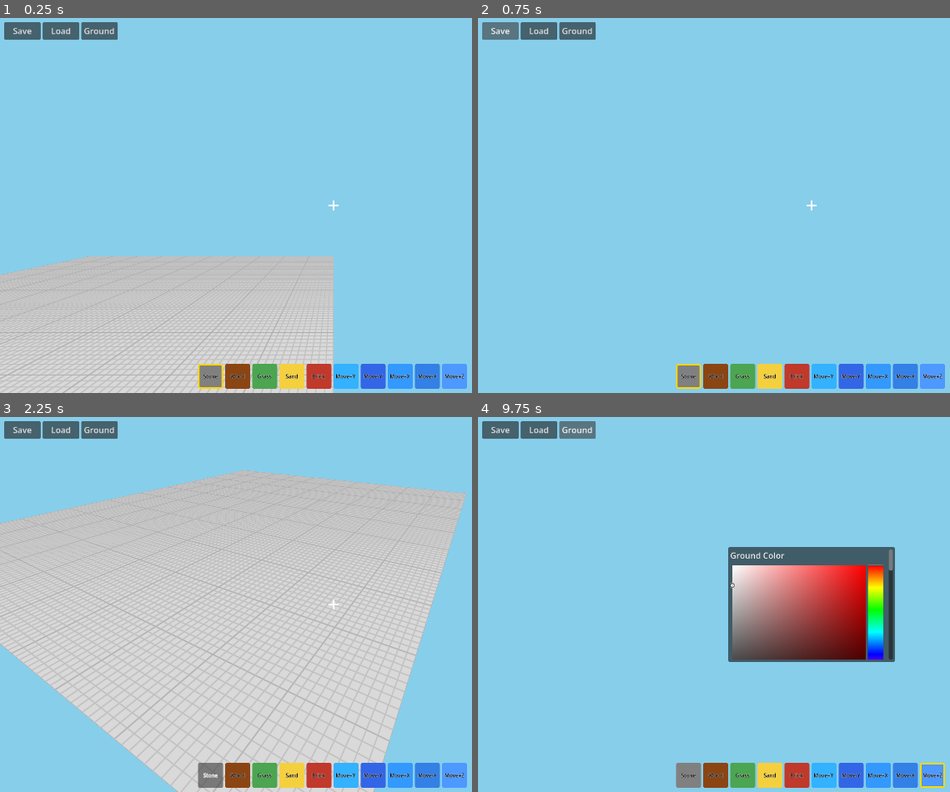
Above: before the commit, frames 1-4 (two rows, left to right).
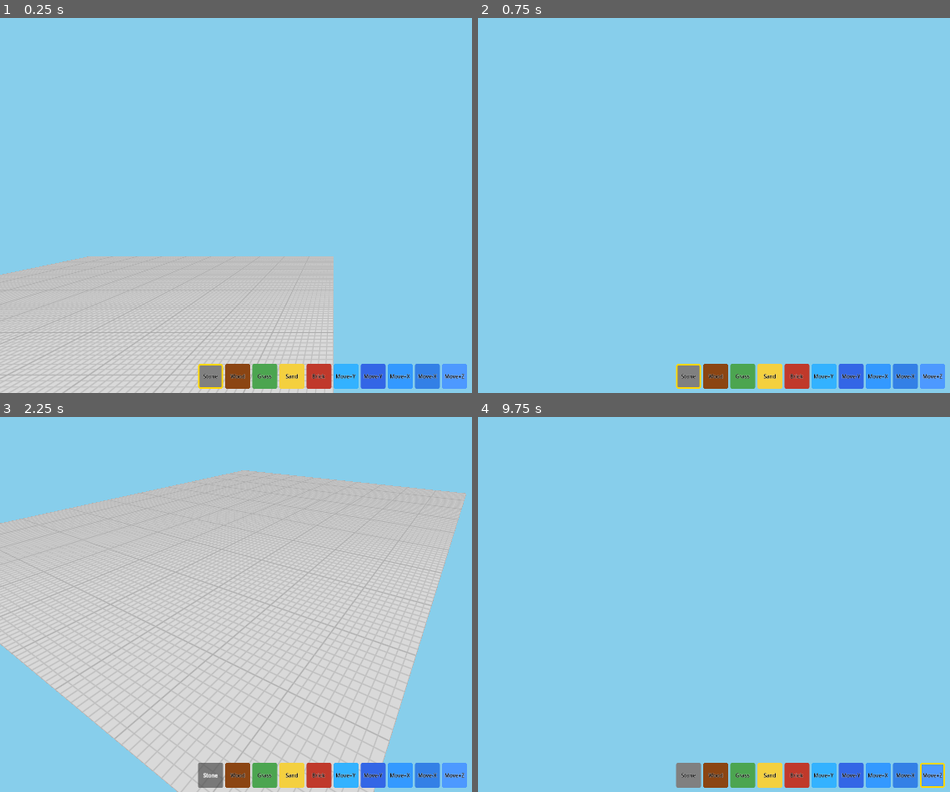
Above: after the commit, the same moments.

Repository: shbshc/building-game
Game: Godot game, scene res://scenes/main.tscn
Two runs of this game, one before a commit and one after it. Both use one fixed random seed, a clock stepped at 60 frames per second and the inputs below.
Inputs (mouse positions are in pixels of both pictures, inside the frame that each line leads up to):
- Up to frame 1 (0.25 s): no input
- Up to frame 2 (0.75 s): click (501, 29) at 0.5 s, where only the run before the commit has a clickable "Save"
- Up to frame 3 (2.25 s): click (61, 428) at 1.25 s, where only the run before the commit has a clickable "Load"; click "Stone" at 2 s
- Up to frame 4 (9.75 s): click "Wood" at 2.75 s; click "Grass" at 3.5 s; click "Sand" at 4.25 s; click "Brick" at 5 s; click "Move+Y" at 5.75 s; click "Move-Y" at 6.5 s; click "Move+X" at 7.25 s; click "Move-X" at 8 s; click "Move+Z" at 8.75 s; click (577, 428) at 9.5 s, where only the run before the commit has a clickable "Ground"

The runs differ from the first frame. In frame 1, 1.1% of the frame differs, in the area x 0-72%, y 1-52%; in frame 2, 1.1%; in frame 3, 1.1%; in frame 4, 12%, in the area x 0-89%, y 1-66%.
Error after the commit: Parse Error: Preload file "res://scenes/ui/save_panel.tscn" does not exist. (res://scripts/main.gd:85)

Commit message:
feat: integrate multi-save panels, migrate old save.json

Diff:
--- a/scripts/main.gd
+++ b/scripts/main.gd
@@ -7,6 +7,8 @@
 @onready var camera_rig = $CameraRig
 var backpack_panel: Panel = null
 var paint_panel: PopupPanel = null
+var save_panel: PopupPanel
+var load_panel: PopupPanel
 
 var ground_color_popup: PopupPanel
 var color_picker_popup: PopupPanel
@@ -64,6 +66,8 @@
 					img.set_pixel(gx, gy, dot_color)
 			atlas.register_image(face_key, img)
 
+	# Export for visual inspection
+	atlas.export_atlas_png()
 	print("Registered ", texture_keys.size() * 6, " per-face textures into atlas")
 
 
@@ -78,6 +82,11 @@
 	paint_panel = preload("res://scenes/ui/paint_panel.tscn").instantiate()
 	$UI/UIContainer.add_child(paint_panel)
 	paint_panel.hide()
+	save_panel = preload("res://scenes/ui/save_panel.tscn").instantiate()
+	$UI/UIContainer.add_child(save_panel)
+	load_panel = preload("res://scenes/ui/load_panel.tscn").instantiate()
+	$UI/UIContainer.add_child(load_panel)
+	save_manager.migrate_old_save()
 	get_tree().root.size_changed.connect(_on_window_resize)
 
 func _process(delta):
@@ -312,13 +321,10 @@
 	$InventoryManager.slot_colors[$InventoryManager.selected_slot] = color
 
 func _on_save_pressed():
-	print("SAVE")
-	DirAccess.make_dir_absolute("user://")
-	print(save_manager.save(block_manager, $InventoryManager, ground))
+	save_panel.open_panel(block_manager, $InventoryManager, ground, camera_rig, save_manager)
 
 func _on_load_pressed():
-	print("LOAD")
-	print(save_manager.load(block_manager, $InventoryManager, ground))
+	load_panel.open_panel(block_manager, $InventoryManager, ground, camera_rig, self, save_manager)
 
 func is_backpack_open() -> bool:
 	return backpack_panel != null and backpack_panel.visible
